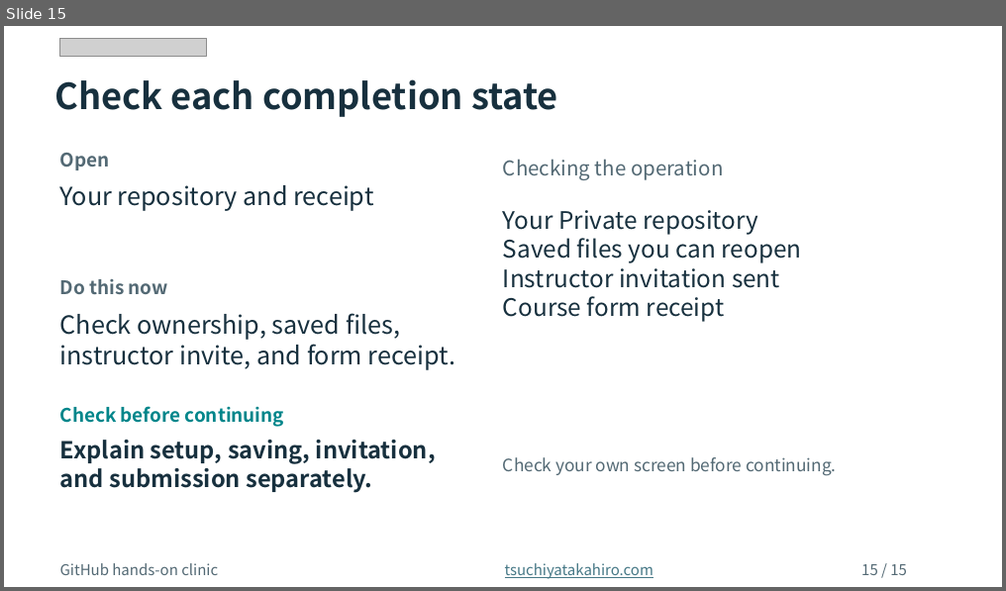
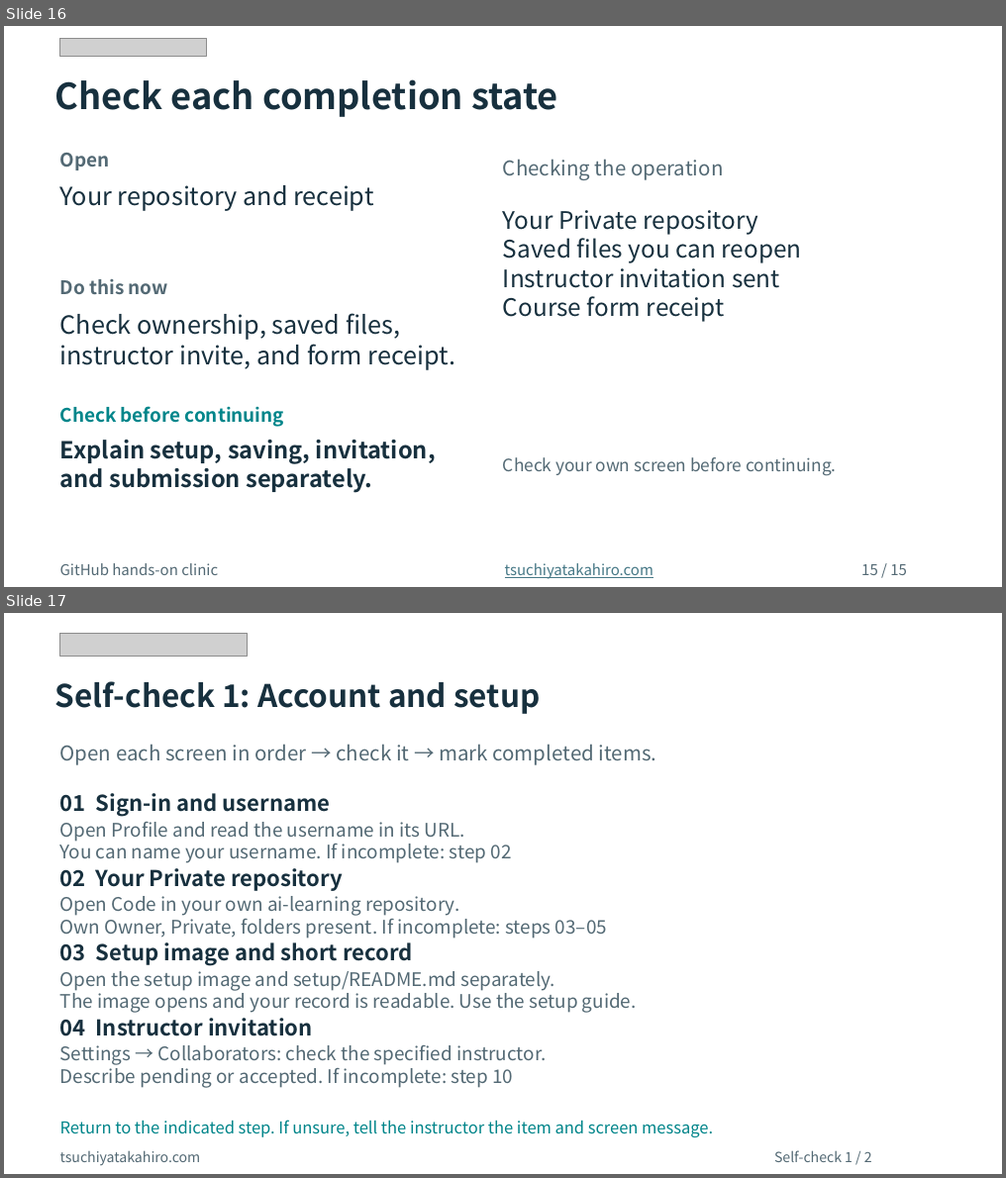
Before and after one commit to tsuchiyatakahirolab/ai-data-literacy, a slide deck: en/slides/GitHub_Hands_On_EN.pptx. Shown one above the other, each under a label of ours: slide 15 before the commit, slides 16 and 17 after it. The pictures are 1006x591 and 1006x1178 pixels, drawn with LibreOffice and Linux fonts; fonts in the diff are those of the drawing; grey boxes stand for pictures. Boxes give left, top, right and bottom in pixels: in the first picture for what was removed or moved away, otherwise in the second. Text is boxed around its words. In the diff, an @@ line names an element or a change of style, - is before the commit and + after.

Commit message:
Publish covered GitHub practice with ordered student self-checks

```diff
--- a/en/slides/GitHub_Hands_On_EN.pptx
+++ b/en/slides/GitHub_Hands_On_EN.pptx
@@ slide 17 added at box(4, 613, 1002, 1174), background #FFFFFF @@
@@ picture added at box(60, 633, 248, 656) @@
@@ text added at box(55, 681, 540, 714), 30 pt, text #17303E, bold @@
+Self-check 1: Account and setup
@@ text added at box(60, 744, 657, 765), 19.5 pt, text #536974 @@
+Open each screen in order → check it → mark completed items.
@@ text added at box(60, 793, 331, 817), 21 pt, text #17303E, bold @@
+01 Sign-in and username
@@ text added at box(60, 822, 512, 863), 18 pt, text #536974 @@
+Open Profile and read the username in its URL.
+You can name your username. If incomplete: step 02
@@ text added at box(60, 868, 343, 891), 21 pt, text #17303E, bold @@
+02 Your Private repository
@@ text added at box(60, 896, 607, 939), 18 pt, text #536974 @@
+Open Code in your own ai-learning repository.
+Own Owner, Private, folders present. If incomplete: steps 03–05
@@ text added at box(60, 943, 412, 966), 21 pt, text #17303E, bold @@
+03 Setup image and short record
@@ text added at box(60, 971, 637, 1013), 18 pt, text #536974 @@
+Open the setup image and setup/README.md separately.
+The image opens and your record is readable. Use the setup guide.
@@ text added at box(60, 1018, 313, 1037), 21 pt, text #17303E, bold @@
+04 Instructor invitation
@@ text added at box(60, 1046, 546, 1088), 18 pt, text #536974 @@
+Settings → Collaborators: check the specified instructor.
+Describe pending or accepted. If incomplete: step 10
@@ text added at box(60, 1120, 713, 1138), 15.8 pt, text #00858A @@
+Return to the indicated step. If unsure, tell the instructor the item and screen message.
@@ text added at box(60, 1151, 201, 1166), 13.5 pt, text #536974 @@
+tsuchiyatakahiro.com
@@ text added at box(774, 1151, 872, 1162), 13.5 pt, text #536974 @@
+Self-check 1 / 2
@@ what was slide 15 is now slide 16 @@
```
Also in this commit, not shown: 2 other slides added, 24 other files.
